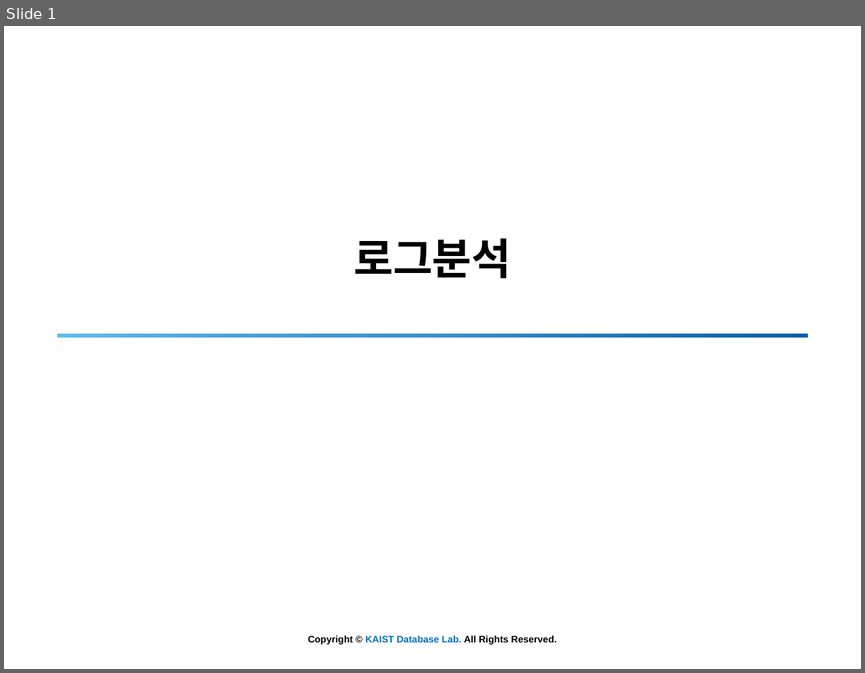
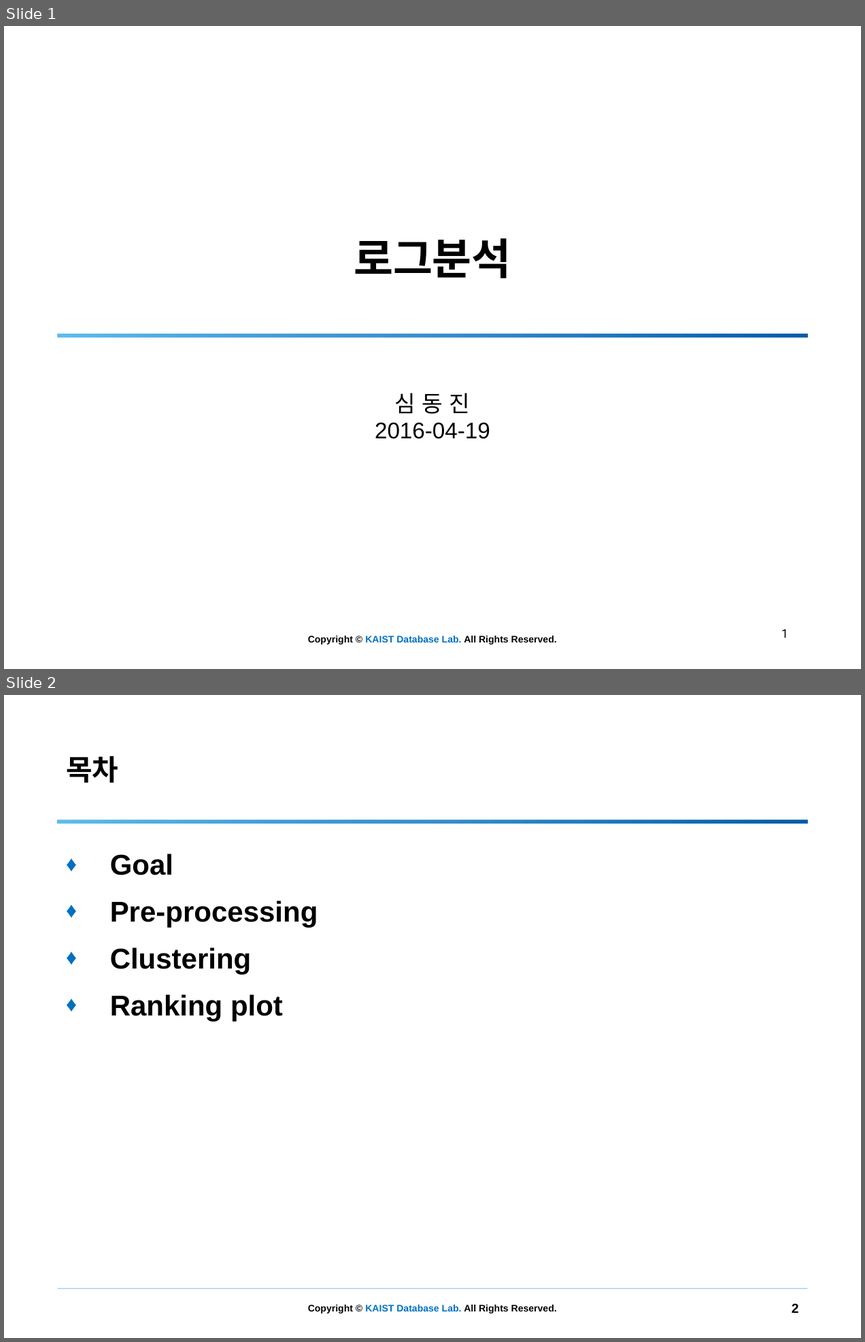
Before and after one commit to simdj/entry_log_analysis, a slide deck: 160419 로그분석 - 3.pptx. Shown one above the other, each under a label of ours: slide 1 before the commit, slides 1 and 2 after it. The pictures are 865x673 and 865x1342 pixels, drawn with LibreOffice and Linux fonts; fonts in the diff are those of the drawing; background and template pictures are left out. Boxes give left, top, right and bottom in pixels: in the first picture for what was removed or moved away, otherwise in the second. Text is boxed around its words. In the diff, an @@ line names an element or a change of style, - is before the commit and + after.

Commit message:
pretty plot and ppt

```diff
--- a/160419 로그분석 - 3.pptx
+++ b/160419 로그분석 - 3.pptx
@@ slide 2 added at [4,695,861,1338], background #FFFFFF; not listed: 1 template element that a slide beside it also shows @@
@@ title added at [66,756,118,783], 30 pt, text #000000, bold, small capitals @@
+목차
@@ rectangle added at [57,820,807,824], fill gradient #5FBEED to #0070C0 to #015CAA @@
@@ text added at [110,853,318,1021], 24 pt, text #000000, bold @@
+♦ Goal
+♦ Pre-processing
+♦ Clustering
+♦ Ranking plot
@@ line added from (57, 1288) to (808, 1288), #0070C0 0.25 pt @@
@@ page number added at [791,1303,799,1312], 11 pt, text #000000, bold @@
+2
@@ slide 1 changed as well @@
@@ subtitle added at [375,393,490,439], 19 pt, text #000000 @@
+심 동 진
+2016-04-19
@@ page number added at [781,628,788,637], 10 pt, text #000000 @@
+1
```
Also in this commit, not shown: 2 other slides changed, 25 other slides added, 9 slides removed, 9 other files.
